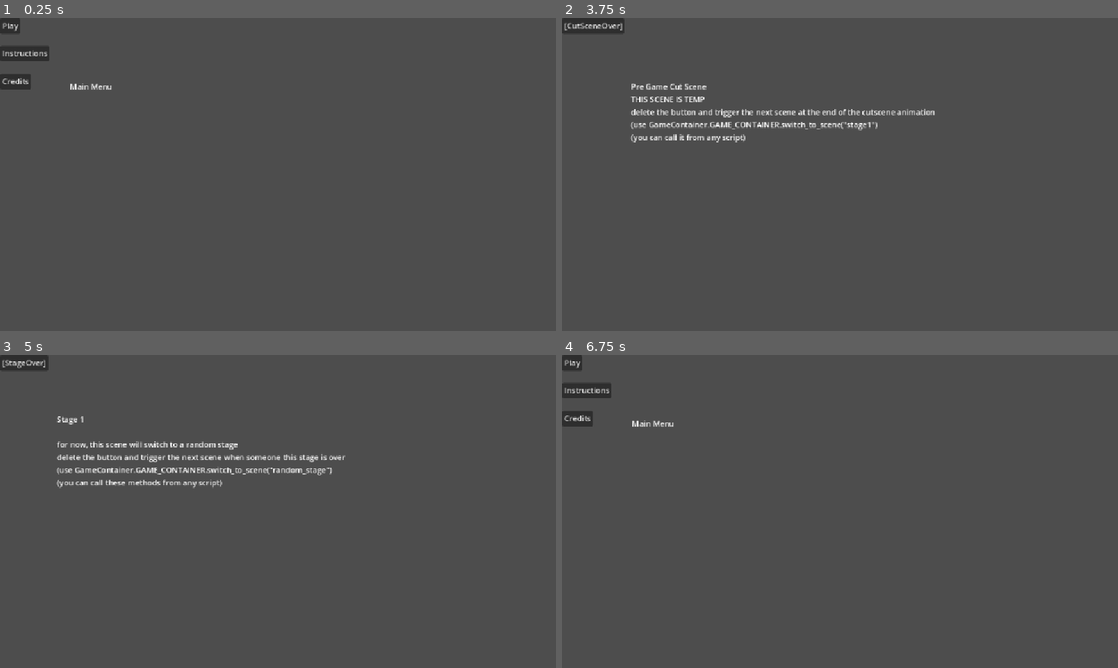
Above: before the commit, frames 1-4 (two rows, left to right).
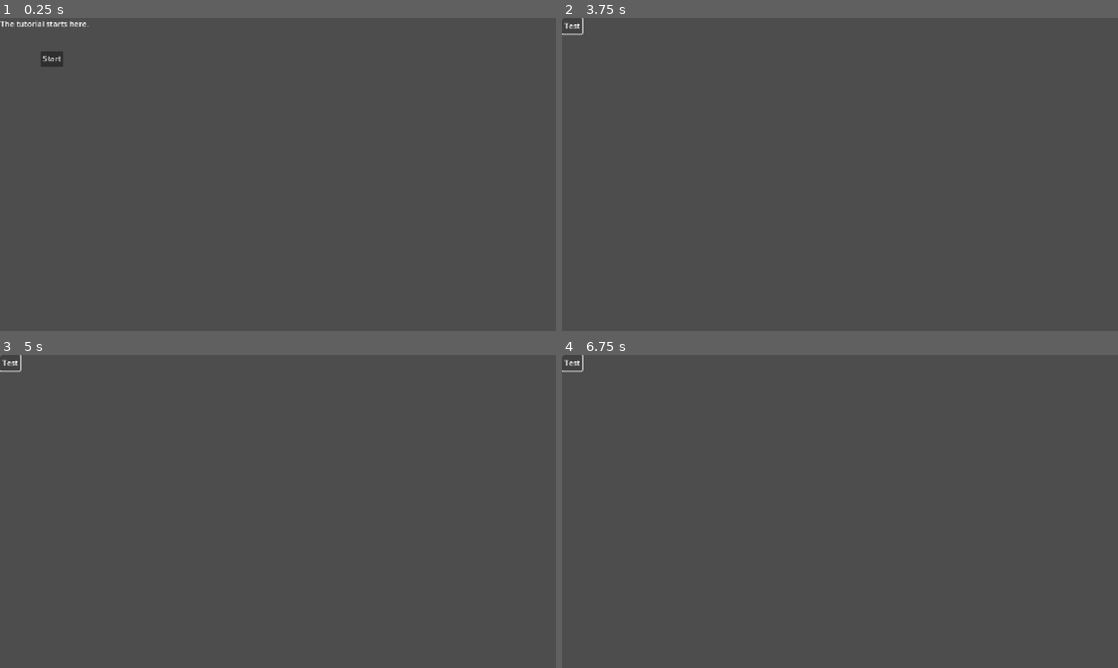
Above: after the commit, the same moments.

Repository: JoeyGiordano/JGZGodotGameTemplate
Game: Godot game, scene res://game_container/game_container.tscn
The game is run twice, just before and just after one commit, with the same random seed, the same clock (stepped at 60 frames per second) and the same inputs. Before the commit the project starts from res://scenes/game_container/game_container.tscn.
Inputs:
- Up to frame 1 (0.25 s): no input
- Up to frame 2 (3.75 s): click "Credits" (after the commit: "Start") at 0.5 s; click "Back" (after the commit: "Test") at 1.25 s; click "Instructions" (after the commit: "Test") at 2 s; click "Back" (after the commit: "Test") at 2.75 s; click "Play" (after the commit: "Test") at 3.5 s
- Up to frame 3 (5 s): click "[CutSceneOver]" (after the commit: "Test") at 4.25 s
- Up to frame 4 (6.75 s): click "[StageOver]" (after the commit: "Test") at 5 s; click "[StageOver]" (after the commit: "Test") at 5.75 s; click "MainMenu" (after the commit: "Test") at 6.5 s

The runs differ from the first frame. In frame 1, 1.1% of the frame differs, in the area x 0-20%, y 0-23%; in frame 2, 2.0%; in frame 3, 2.0%, in the area x 0-63%, y 0-43%; in frame 4, 0.7%.

Commit message:
Start

Diff:
--- /dev/null
+++ b/game_container/game_container.gd
@@ -0,0 +1,35 @@
+extends Node
+class_name GameContainer
+
+#easy way to access the GameContainer from other nodes
+static var GC : GameContainer
+
+#There should only ever be one active scene (menu or stage) and it will be the only child of the ActiveSceneHolder node
+@onready var ActiveSceneHolder = $ActiveSceneHolder
+#Manager is the coder facing script
+@onready var manager : Manager = $Manager
+
+#### METHODS ####
+
+func _ready() :
+	#set up the singleton (not an autoload)
+	GC = self
+
+func _process(_delta):
+	#quit for DEBUG purposes
+	if Input.is_action_just_pressed("DEBUG_QUIT") :
+		get_tree().quit()
+
+func switch_to_scene(scene_path : String) :
+	#switch to the scene with the path scene_path
+	switch_active_scene(get_scene_from_path(scene_path))
+
+func switch_active_scene(scene : PackedScene) :
+	#replace the scene in the ActiveSceneHolder with a newly instantiated PackedScene scene
+	ActiveSceneHolder.get_child(0).queue_free() #sets the node to be deleted
+	ActiveSceneHolder.remove_child(get_child(0)) #unchilds the node, undisplaying it
+	var s = scene.instantiate() #creates a new instance of the new scene
+	ActiveSceneHolder.add_child(s) #adds the new scene instance as a child, displaying it
+
+func get_scene_from_path(scene_path : String) -> PackedScene :
+	return load(scene_path) #if you're getting an error here, make sure the scene you're trying to load exists/the name is spelled right
--- /dev/null
+++ b/game_container/game_container.tscn
@@ -0,0 +1,15 @@
+[gd_scene load_steps=4 format=3 uid="uid://dajeyyd76x0vu"]
+
+[ext_resource type="Script" uid="uid://dmpjidxc4uoxo" path="res://game_container/game_container.gd" id="1_nfc83"]
+[ext_resource type="PackedScene" uid="uid://dyo2pfrgutft0" path="res://scenes/MAIN_TUTORIAL.tscn" id="2_ukxy1"]
+[ext_resource type="Script" uid="uid://cii1xpdvcv6m6" path="res://scripts/manager.gd" id="3_ukxy1"]
+
+[node name="GameContainer" type="Node"]
+script = ExtResource("1_nfc83")
+
+[node name="ActiveSceneHolder" type="Node" parent="."]
+
+[node name="MainTutorial" parent="ActiveSceneHolder" instance=ExtResource("2_ukxy1")]
+
+[node name="Manager" type="Node" parent="."]
+script = ExtResource("3_ukxy1")
--- a/project.godot
+++ b/project.godot
@@ -1,10 +1,18 @@
+; Engine configuration file.
+; It's best edited using the editor UI and not directly,
+; since the parameters that go here are not all obvious.
+;
+; Format:
+;   [section] ; section goes between []
+;   param=value ; assign values to parameters
+
 config_version=5
 
 [application]
 
 config/name="JGZGodotGameTemplate"
-run/main_scene="res://scenes/game_container/game_container.tscn"
-config/features=PackedStringArray("4.3", "GL Compatibility")
+run/main_scene="res://game_container/game_container.tscn"
+config/features=PackedStringArray("4.4", "GL Compatibility")
 config/icon="res://icon.svg"
 
 [display]
@@ -12,6 +20,14 @@
 window/size/mode=2
 window/stretch/mode="canvas_items"
 
+[input]
+
+DEBUG_QUIT={
+"deadzone": 0.2,
+"events": [Object(InputEventKey,"resource_local_to_scene":false,"resource_name":"","device":-1,"window_id":0,"alt_pressed":false,"shift_pressed":false,"ctrl_pressed":false,"meta_pressed":false,"pressed":false,"keycode":0,"physical_keycode":4194305,"key_label":0,"unicode":0,"location":0,"echo":false,"script":null)
+]
+}
+
 [rendering]
 
 renderer/rendering_method="gl_compatibility"
--- /dev/null
+++ b/scenes/MAIN_TUTORIAL.tscn
@@ -0,0 +1,19 @@
+[gd_scene load_steps=2 format=3 uid="uid://dyo2pfrgutft0"]
+
+[ext_resource type="Script" uid="uid://cxdfw524v3ow5" path="res://scripts/switch_to_scene.gd" id="1_sbm4f"]
+
+[node name="MainTutorial" type="Node2D"]
+
+[node name="Label" type="Label" parent="."]
+offset_right = 40.0
+offset_bottom = 23.0
+text = "The tutorial starts here."
+
+[node name="Button" type="Button" parent="."]
+offset_left = 84.0
+offset_top = 68.0
+offset_right = 130.0
+offset_bottom = 99.0
+text = "Start"
+script = ExtResource("1_sbm4f")
+switch_to = "uid://cod7m8624uqbg"
--- a/scenes/cutscenes/cutscene1.tscn
+++ /dev/null
@@ -1,23 +0,0 @@
-[gd_scene load_steps=2 format=3 uid="uid://bn5ejiljdkkwe"]
-
-[ext_resource type="Script" path="res://scenes/game_container/switch_to_scene.gd" id="1_dulpl"]
-
-[node name="PreGameCutScene" type="Node"]
-
-[node name="CutSceneOverButton" type="Button" parent="."]
-offset_right = 128.0
-offset_bottom = 31.0
-text = "[CutSceneOver]"
-script = ExtResource("1_dulpl")
-switch_to = "stage1"
-
-[node name="THIS SCENE IS TEMP" type="Label" parent="."]
-offset_left = 142.0
-offset_top = 130.0
-offset_right = 1088.0
-offset_bottom = 231.0
-text = "Pre Game Cut Scene
-THIS SCENE IS TEMP
-delete the button and trigger the next scene at the end of the cutscene animation
-(use GameContainer.GAME_CONTAINER.switch_to_scene(\"stage1\")
-(you can call it from any script)"
--- a/scenes/game_container/game_container.gd
+++ /dev/null
@@ -1,72 +0,0 @@
-extends Node
-class_name GameContainer
-
-#easy way to access the GameContainer from other nodes
-static var GAME_CONTAINER : GameContainer
-
-#There should only ever be one active scene (menu or stage) and it will be the only child of the ActiveSceneHolder node
-@onready var ActiveSceneHolder = $ActiveSceneHolder
-#Other scenes can be overlay panels (UI, eg pause menu) and can be put in the OverlayPanels node
-@onready var OverlayPanels = $OverlayPanels
-#The player nodes are instantiated in the Players node, they can be hidden and frozen when necessary (if the player nodes do not need to persist this structure is not necessary)
-@onready var Players = $Players
-
-#Scenes
-@onready var main_menu : PackedScene = preload("res://scenes/statics/main_menu.tscn")
-@onready var credits : PackedScene = preload("res://scenes/statics/credits.tscn")
-@onready var instructions : PackedScene = preload("res://scenes/statics/instructions.tscn")
-@onready var cutscene1 : PackedScene = preload("res://scenes/cutscenes/cutscene1.tscn")
-@onready var game_over : PackedScene = preload("res://scenes/statics/game_over.tscn")
-@onready var stage1 : PackedScene = preload("res://scenes/stages/stage1.tscn")
-@onready var stage2 : PackedScene = preload("res://scenes/stages/stage2.tscn")
-@onready var stage3 : PackedScene = preload("res://scenes/stages/stage3.tscn")
-@onready var scene_dict = {
-	"main_menu" : main_menu,
-	"credits" : credits,
-	"instructions" : instructions,
-	"cutscene1" : cutscene1,
-	"game_over" : game_over,
-	"stage1" : stage1,
-	"stage2" : stage2,
-	"stage3" : stage3
-}
-
-
-#### METHODS ####
-
-func _ready():
-	#set up the singleton (not an autoload)
-	GAME_CONTAINER = self
-	pass
-
-func _process(delta):
-	#quit if Q pressed - DEBUG
-	if Input.is_key_pressed(KEY_Q) :
-		get_tree().quit()
-	pass
-
-func switch_to_scene(scene_name : String) :
-	#switch to a scene with the name scene_name
-	switch_active_scene(get_scene(scene_name))
-
-func switch_active_scene(scene : PackedScene) :
-	#replace the scene in the ActiveSceneHolder with a newly instantiated PackedScene scene
-	ActiveSceneHolder.get_child(0).queue_free()
-	var s = scene.instantiate()
-	ActiveSceneHolder.add_child(s)
-
-func get_scene(scene_name : String) -> PackedScene:
-	#return the PackedScene with the name scene_name, or return a random stage
-	if scene_name == "random_stage" :
-		return get_random_stage()
-	if !scene_dict.has(scene_name) :
-		print("Scene " + scene_name + " is not in scene dict.")
-		return main_menu
-	return scene_dict[scene_name]
-
-func get_random_stage() -> PackedScene:
-	#return a random stage
-	var r = int(randf() * 4)
-	if r == 0 : return stage1
-	if r == 1 : return stage2
-	else : return stage3
--- a/scenes/game_container/game_container.tscn
+++ /dev/null
@@ -1,15 +0,0 @@
-[gd_scene load_steps=3 format=3 uid="uid://dajeyyd76x0vu"]
-
-[ext_resource type="Script" path="res://scenes/game_container/game_container.gd" id="1_nfc83"]
-[ext_resource type="PackedScene" uid="uid://dd71ltua8vpqj" path="res://scenes/statics/main_menu.tscn" id="1_ojqp2"]
-
-[node name="GameContainer" type="Node"]
-script = ExtResource("1_nfc83")
-
-[node name="ActiveSceneHolder" type="Node" parent="."]
-
-[node name="MainMenu" parent="ActiveSceneHolder" instance=ExtResource("1_ojqp2")]
-
-[node name="OverlayPanels" type="Node" parent="."]
-
-[node name="Players" type="Node" parent="."]
--- a/scenes/stages/stage1.tscn
+++ /dev/null
@@ -1,24 +0,0 @@
-[gd_scene load_steps=2 format=3 uid="uid://brihhvr3e0dtq"]
-
-[ext_resource type="Script" path="res://scenes/game_container/switch_to_scene.gd" id="1_g1qqk"]
-
-[node name="Stage1" type="Node2D"]
-
-[node name="StageOverButton" type="Button" parent="."]
-offset_right = 8.0
-offset_bottom = 8.0
-text = "[StageOver]"
-script = ExtResource("1_g1qqk")
-switch_to = "random_stage"
-
-[node name="THIS TEXT IS TEMP" type="Label" parent="."]
-offset_left = 117.0
-offset_top = 121.0
-offset_right = 1076.0
-offset_bottom = 300.0
-text = "Stage 1
-
-for now, this scene will switch to a random stage
-delete the button and trigger the next scene when someone this stage is over
-(use GameContainer.GAME_CONTAINER.switch_to_scene(\"random_stage\")
-(you can call these methods from any script)"
--- a/scenes/stages/stage2.tscn
+++ /dev/null
@@ -1,24 +0,0 @@
-[gd_scene load_steps=2 format=3 uid="uid://cf2y7c10u4cxh"]
-
-[ext_resource type="Script" path="res://scenes/game_container/switch_to_scene.gd" id="1_y2uux"]
-
-[node name="Stage2" type="Node2D"]
-
-[node name="StageOverButton" type="Button" parent="."]
-offset_right = 8.0
-offset_bottom = 8.0
-text = "[StageOver]"
-script = ExtResource("1_y2uux")
-switch_to = "random_stage"
-
-[node name="THIS TEXT IS TEMP" type="Label" parent="."]
-offset_left = 115.0
-offset_top = 121.0
-offset_right = 1074.0
-offset_bottom = 300.0
-text = "Stage 2
-
-for now, this scene will switch to a random stage
-delete the button and trigger the next scene when someone this stage is over
-(use GameContainer.GAME_CONTAINER.switch_to_scene(\"random_stage\")
-(you can call these methods from any script)"
--- a/scenes/stages/stage3.tscn
+++ /dev/null
@@ -1,24 +0,0 @@
-[gd_scene load_steps=2 format=3 uid="uid://dydnt3eq7h3wx"]
-
-[ext_resource type="Script" path="res://scenes/game_container/switch_to_scene.gd" id="1_cb363"]
-
-[node name="Stage3" type="Node2D"]
-
-[node name="StageOverButton" type="Button" parent="."]
-offset_right = 8.0
-offset_bottom = 8.0
-text = "[StageOver]"
-script = ExtResource("1_cb363")
-switch_to = "game_over"
-
-[node name="THIS TEXT IS TEMP" type="Label" parent="."]
-offset_left = 117.0
-offset_top = 121.0
-offset_right = 1076.0
-offset_bottom = 300.0
-text = "Stage 3
-
-for now, this scene is the last stage and will switch to the game over scene
-delete the button and trigger the next scene when someone this stage is over
-(use GameContainer.GAME_CONTAINER.switch_to_scene(\"game_over\")
-(you can call these methods from any script)"
--- a/scenes/statics/credits.tscn
+++ /dev/null
@@ -1,19 +0,0 @@
-[gd_scene load_steps=2 format=3 uid="uid://bhuom4ivjp0be"]
-
-[ext_resource type="Script" path="res://scenes/game_container/switch_to_scene.gd" id="1_lxpdn"]
-
-[node name="Credits" type="Node"]
-
-[node name="BackButton" type="Button" parent="."]
-offset_right = 8.0
-offset_bottom = 8.0
-text = "Back"
-script = ExtResource("1_lxpdn")
-switch_to = "main_menu"
-
-[node name="TEMP" type="Label" parent="."]
-offset_left = 144.0
-offset_top = 130.0
-offset_right = 308.0
-offset_bottom = 179.0
-text = "Credits"
--- a/scenes/statics/game_over.tscn
+++ /dev/null
@@ -1,20 +0,0 @@
-[gd_scene load_steps=2 format=3 uid="uid://cby3remb66qik"]
-
-[ext_resource type="Script" path="res://scenes/game_container/switch_to_scene.gd" id="1_mua0j"]
-
-[node name="GameOver" type="Node"]
-
-[node name="MainMenuButton" type="Button" parent="."]
-offset_right = 8.0
-offset_bottom = 8.0
-text = "MainMenu"
-script = ExtResource("1_mua0j")
-switch_to = "main_menu"
-
-[node name="TEMP" type="Label" parent="."]
-offset_left = 144.0
-offset_top = 130.0
-offset_right = 308.0
-offset_bottom = 179.0
-text = "Game_Over
-Player 1 Wins"
--- a/scenes/statics/instructions.tscn
+++ /dev/null
@@ -1,19 +0,0 @@
-[gd_scene load_steps=2 format=3 uid="uid://cltaghkxnswjy"]
-
-[ext_resource type="Script" path="res://scenes/game_container/switch_to_scene.gd" id="1_4nwng"]
-
-[node name="Instructions" type="Node"]
-
-[node name="BackButton" type="Button" parent="."]
-offset_right = 8.0
-offset_bottom = 8.0
-text = "Back"
-script = ExtResource("1_4nwng")
-switch_to = "main_menu"
-
-[node name="TEMP" type="Label" parent="."]
-offset_left = 144.0
-offset_top = 130.0
-offset_right = 308.0
-offset_bottom = 179.0
-text = "Instructions"
--- a/scenes/statics/main_menu.tscn
+++ /dev/null
@@ -1,35 +0,0 @@
-[gd_scene load_steps=2 format=3 uid="uid://dd71ltua8vpqj"]
-
-[ext_resource type="Script" path="res://scenes/game_container/switch_to_scene.gd" id="1_hccbo"]
-
-[node name="MainMenu" type="Node"]
-
-[node name="PlayButton" type="Button" parent="."]
-offset_right = 8.0
-offset_bottom = 8.0
-text = "Play"
-script = ExtResource("1_hccbo")
-switch_to = "cutscene1"
-
-[node name="CreditsButton" type="Button" parent="."]
-offset_top = 115.0
-offset_right = 63.0
-offset_bottom = 146.0
-text = "Credits"
-script = ExtResource("1_hccbo")
-switch_to = "credits"
-
-[node name="InstructionsButton" type="Button" parent="."]
-offset_top = 57.0
-offset_right = 101.0
-offset_bottom = 88.0
-text = "Instructions"
-script = ExtResource("1_hccbo")
-switch_to = "instructions"
-
-[node name="TEMP" type="Label" parent="."]
-offset_left = 144.0
-offset_top = 130.0
-offset_right = 308.0
-offset_bottom = 179.0
-text = "Main Menu"
--- /dev/null
+++ b/scenes/tutorial_page_1.1.tscn
@@ -0,0 +1,12 @@
+[gd_scene load_steps=2 format=3 uid="uid://cod7m8624uqbg"]
+
+[ext_resource type="Script" uid="uid://bymmvasll0qe5" path="res://scripts/call_function.gd" id="1_n336s"]
+
+[node name="TutorialPage1_1" type="Node2D"]
+
+[node name="Button" type="Button" parent="."]
+offset_right = 8.0
+offset_bottom = 8.0
+text = "Test"
+script = ExtResource("1_n336s")
+function_name = "jerry_is_dead"
--- /dev/null
+++ b/scripts/call_function.gd
@@ -0,0 +1,13 @@
+extends Button
+
+@export var function_name : String
+
+func _ready() :
+	#connect the button's pressed signal to on_pressed()
+	connect("pressed", on_pressed)
+
+func on_pressed() :
+	if !GameContainer.GC.manager.has_method(function_name) :
+		push_error("function name attached to button \"" + text + "\" does not exist. Check for spelling or create a function")
+		return
+	GameContainer.GC.manager.call_deferred(function_name)
--- /dev/null
+++ b/scripts/manager.gd
@@ -0,0 +1,23 @@
+extends Node
+class_name Manager
+
+###### LIST OF VARIABLES ######
+
+
+
+#### END LIST OF VARIABLES ####
+
+func switch_to_scene(scene_path : String) :
+	#needs to use the full path name like "res://folder/subfolder/etc/titlescene.tscn"
+	GameContainer.GC.switch_to_scene(scene_path)
+
+###### LIST OF FUNCTIONS ######
+
+func jerry_is_dead() :
+	print("he's dead")
+
+
+
+
+
+#### END LIST OF FUNCTIONS ####
--- a/scenes/game_container/switch_to_scene.gd
+++ b/scripts/switch_to_scene.gd
@@ -1,6 +1,6 @@
 extends Button
 
-@export var switch_to : String #name of the scene that this button will switch to
+@export_file("*.tscn*") var switch_to : String #path of the scene that this button will switch to
 
 func _ready() :
 	#connect the button's pressed signal to on_pressed()
@@ -8,4 +8,4 @@
 
 func on_pressed() :
 	#tell the GameContainer to switch the scene to the scene with the name switch_to
-	GameContainer.GAME_CONTAINER.switch_to_scene(switch_to)
+	GameContainer.GC.switch_to_scene(switch_to)
Not shown, added: game_container/game_container.gd.uid
Not shown, added: scripts/call_function.gd.uid
Not shown, added: scripts/manager.gd.uid
Not shown, added: scripts/switch_to_scene.gd.uid
